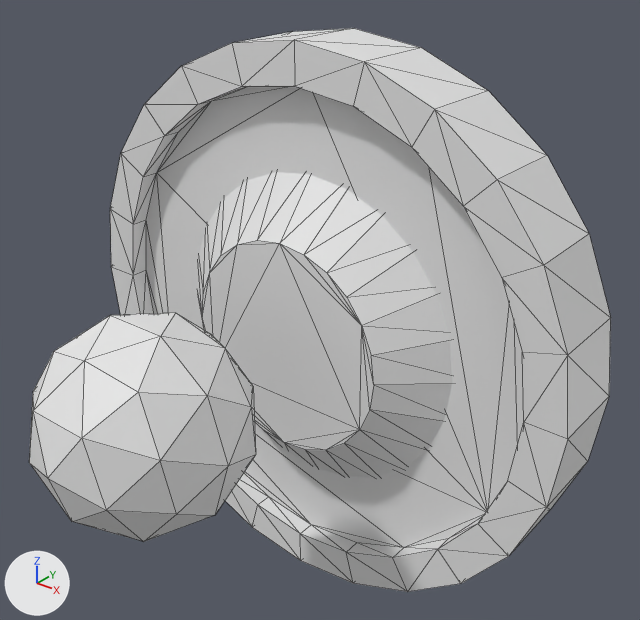
Two versions of the OBJ model rocketsim/src/vis/models/boost_pad_big_off.obj, one commit apart.
Camera for both pictures: a 50 mm lens placed at (67.0, -82.3, 54.1), pointed at (6.8, -7.1, 7.5). The lights are fixed; the arrows at lower left show +X, +Y and +Z. The picture after the commit comes second. Mesh edges are drawn as thin lines. Where no turn or scale is listed for an object, it has been applied to the vertices.

Names of what the first picture shows: 'BoodPadBig.001', 'BoostPadBig'.
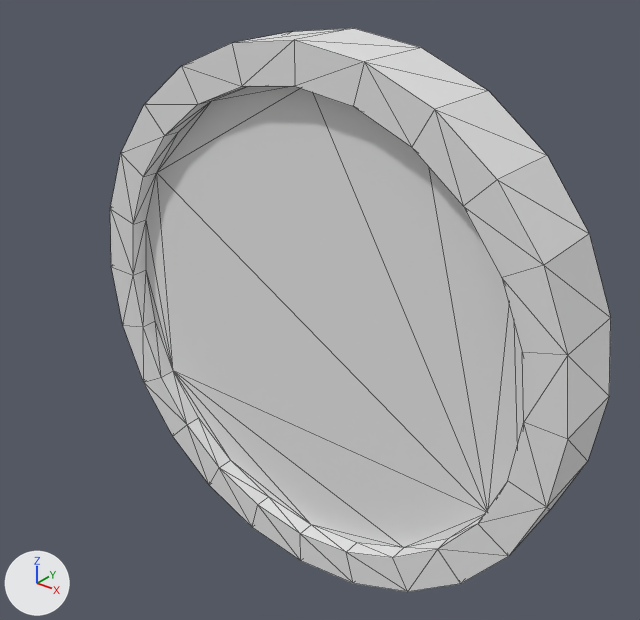
Commit message: Fix swapped big boost models

Location of each change, [x1, y1, x2, y2] in pixels of the pictures (640 x 620 px):
'BoodPadBig.001', deleted
    before: [29, 172, 452, 542]

Patch to the scene script:
```diff
--- a/rocketsim/src/vis/models/boost_pad_big_off.obj.py
+++ b/rocketsim/src/vis/models/boost_pad_big_off.obj.py
@@ ob_boodpadbig_001 @@
-ob_boodpadbig_001 = bpy.data.objects.new('BoodPadBig.001', me_boodpadbig_001)
-ob_boodpadbig_001.location = (0.0, 0.0, 0.0)
```
